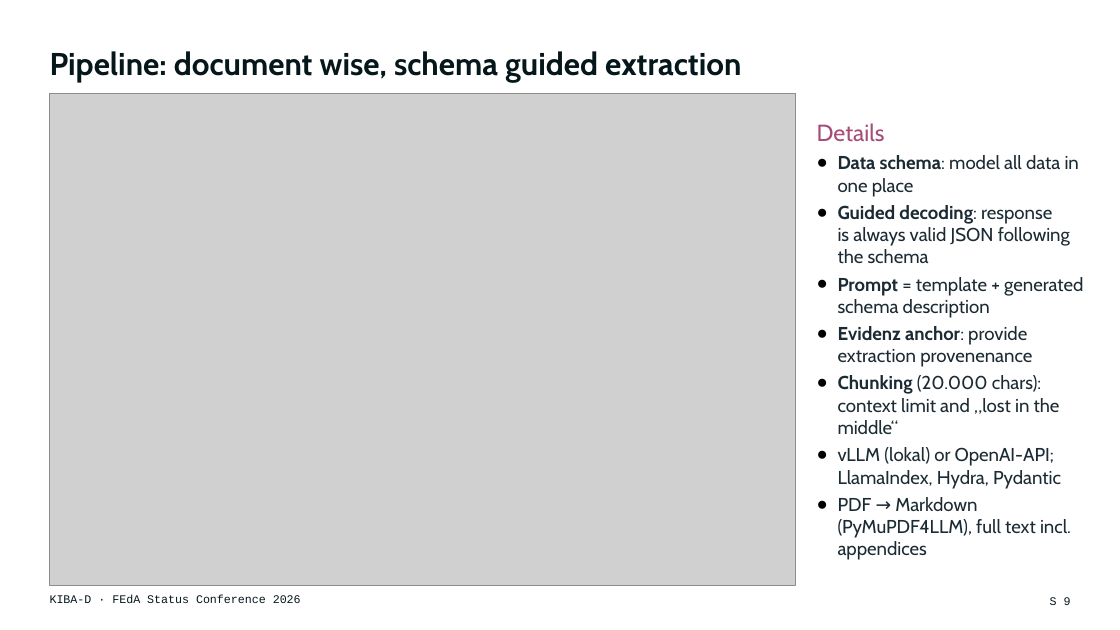
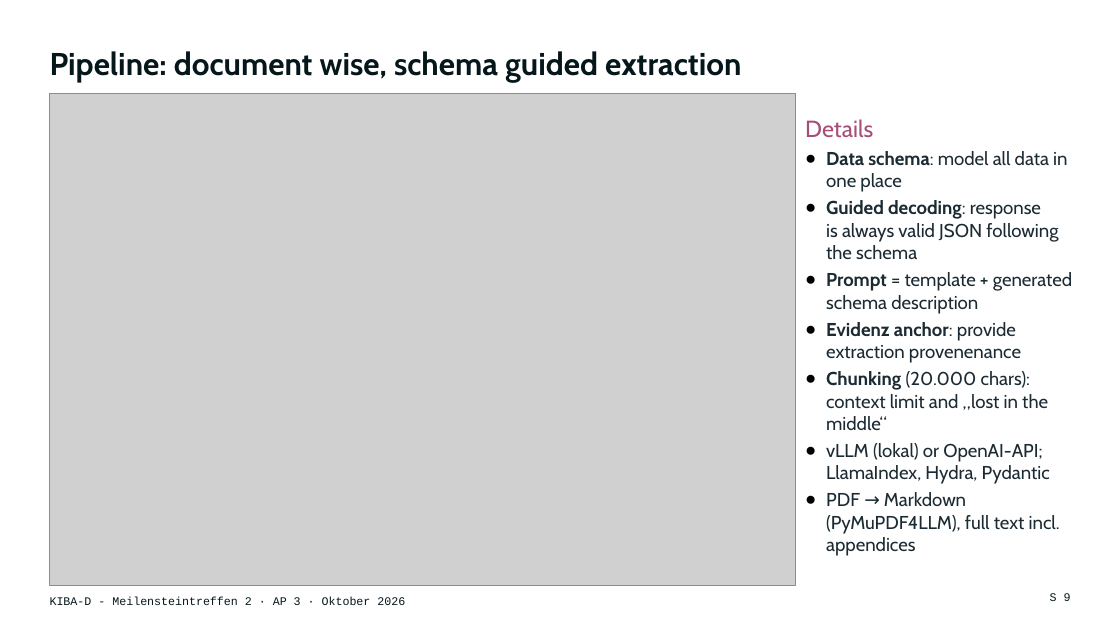
Before and after one commit to DFKI-NLP/kibad-llm, a slide deck: slide 9 of presentations/2026_feda_status_conference/KIBA-D_FEdA2026_Keynote.pptx. Drawn at 1120x630 pixels with LibreOffice and Linux fonts; fonts in the diff are those of the drawing; grey boxes stand for pictures. Boxes give left, top, right and bottom in pixels: in the first picture for what was removed or moved away, otherwise in the second. Text is boxed around its words. In the diff, an @@ line names an element or a change of style, - is before the commit and + after.

```diff
--- a/presentations/2026_feda_status_conference/KIBA-D_FEdA2026_Keynote.pptx
+++ b/presentations/2026_feda_status_conference/KIBA-D_FEdA2026_Keynote.pptx
@@ text "Details": place and size @@
-text "Details" at (817,123,1083,560)
+text "Details" at (805,119,1072,556)
@@ text "Details" at (805,119,1072,556): line spacing 1.15 to 1; indent changed @@
@@ text at (50,597,405,605): text changed @@
-KIBA-D · FEdA Status Conference 2026
+KIBA-D - Meilensteintreffen 2 · AP 3 · Oktober 2026
```
Also in this commit, not shown: 14 other slides changed, 2 slides added, 2 slides removed, 1 other file.
